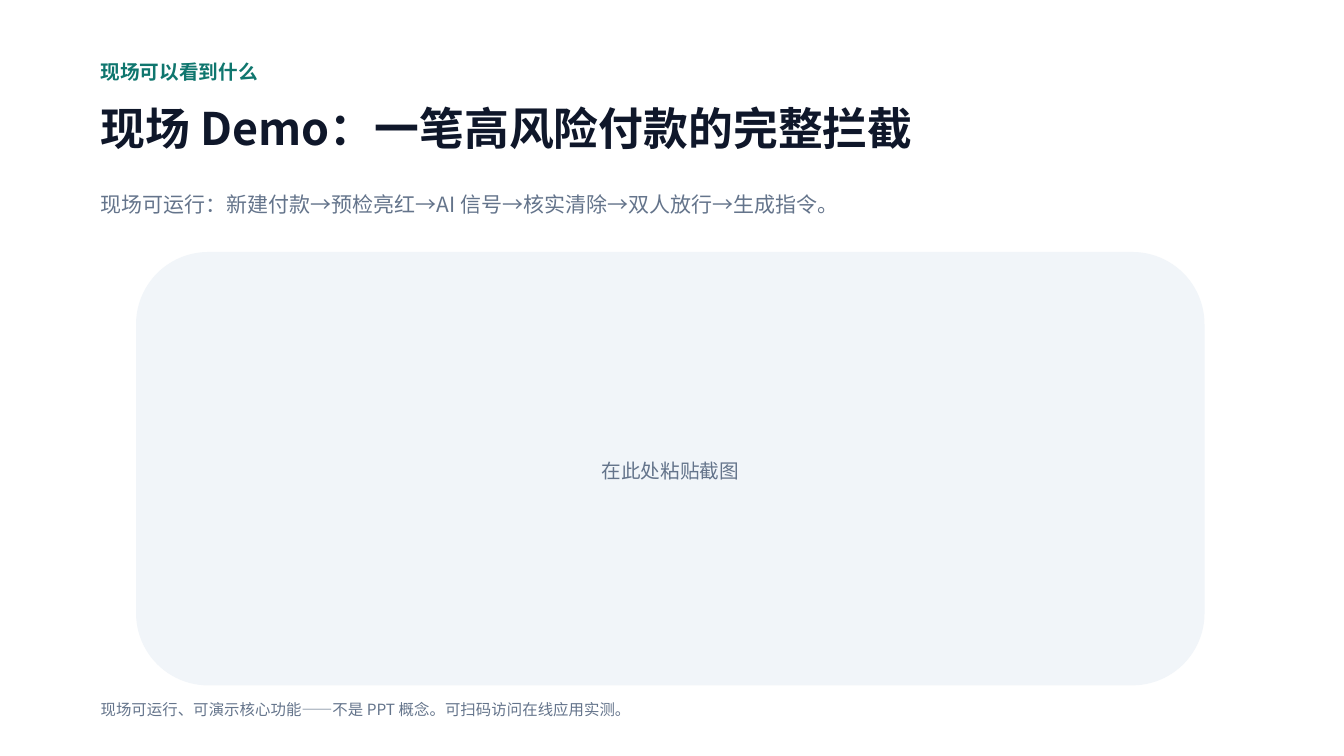
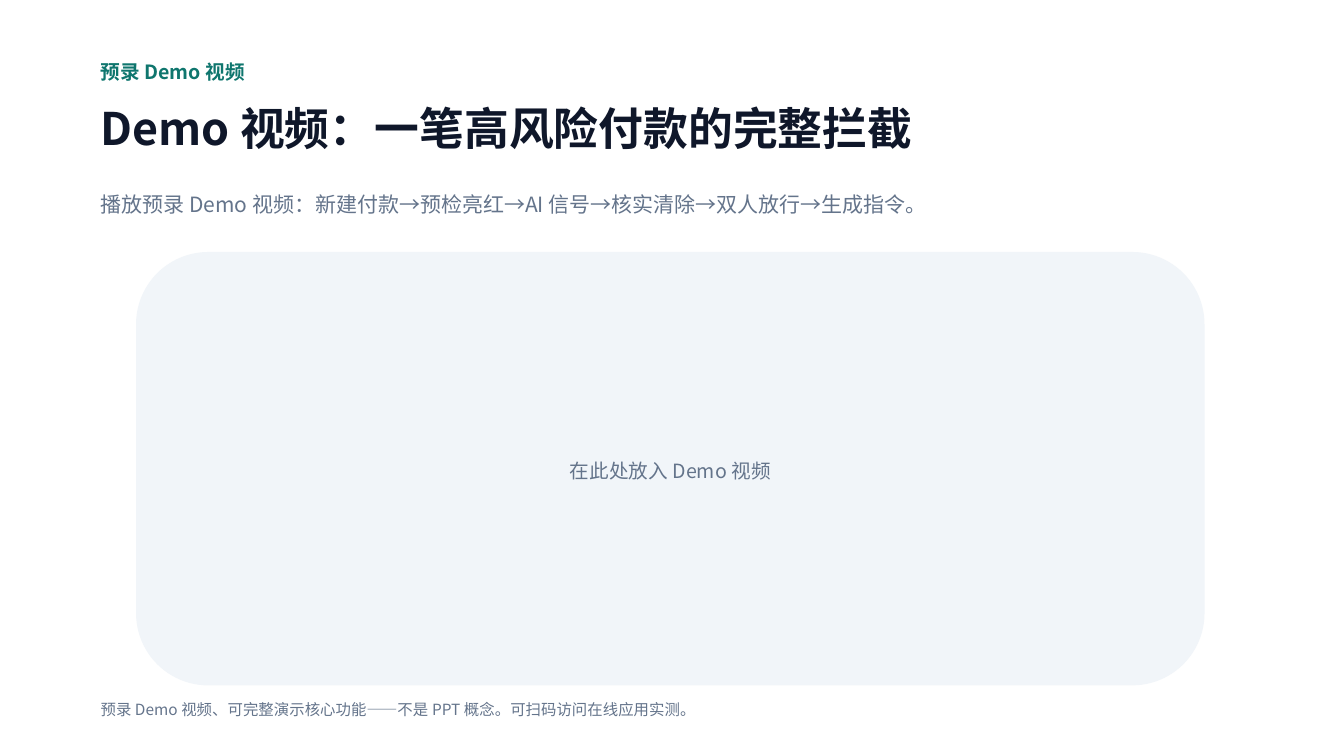
Before and after one commit to Michael-4753/flowguard-payout, a slide deck: slide 10 of public/FlowGuard-Hackathon-Pitch.pptx. Drawn at 1344x756 pixels with LibreOffice and Linux fonts; fonts in the diff are those of the drawing. Boxes give left, top, right and bottom in pixels: in the first picture for what was removed or moved away, otherwise in the second. Text is boxed around its words. In the diff, an @@ line names an element or a change of style, - is before the commit and + after.

```diff
--- a/public/FlowGuard-Hackathon-Pitch.pptx
+++ b/public/FlowGuard-Hackathon-Pitch.pptx
@@ text at bbox=[101, 62, 245, 81]: text changed @@
-现场可以看到什么
+预录 Demo 视频
@@ text at bbox=[101, 106, 912, 149]: text changed @@
-现场 Demo：一笔高风险付款的完整拦截
+Demo 视频：一笔高风险付款的完整拦截
@@ text at bbox=[101, 194, 927, 214]: text changed @@
-现场可运行：新建付款→预检亮红→AI 信号→核实清除→双人放行→生成指令。
+播放预录 Demo 视频：新建付款→预检亮红→AI 信号→核实清除→双人放行→生成指令。
@@ text at bbox=[570, 461, 770, 480]: text changed @@
-在此处粘贴截图
+在此处放入 Demo 视频
@@ text at bbox=[101, 702, 695, 716]: text changed @@
-现场可运行、可演示核心功能——不是 PPT 概念。可扫码访问在线应用实测。
+预录 Demo 视频、可完整演示核心功能——不是 PPT 概念。可扫码访问在线应用实测。
```
Also in this commit, not shown: 1 other slide changed.
